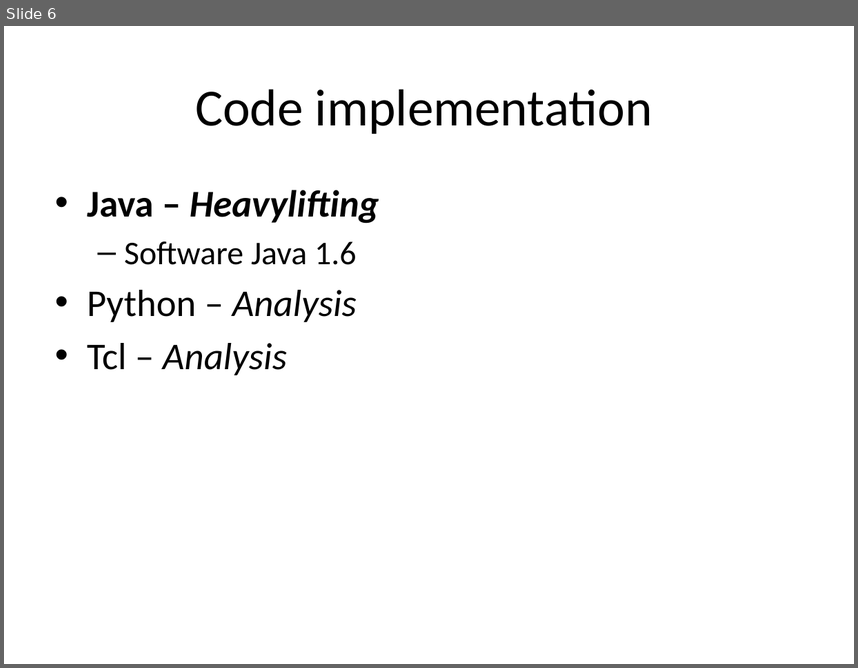
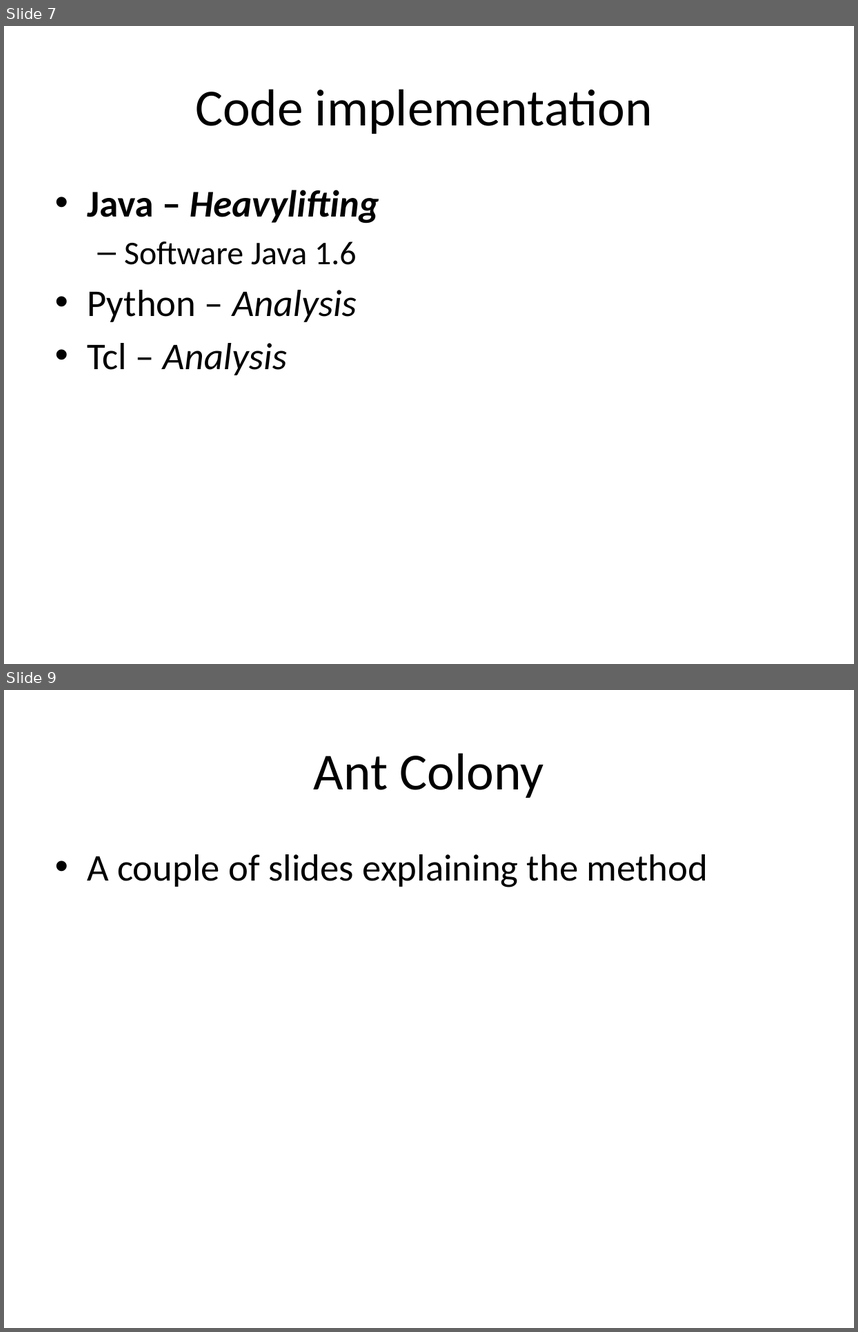
Before and after one commit to zestrada/atomicscalesimulationgroup2, a slide deck: Presentation/FinalPresentation.pptx. Shown one above the other, each under a label of ours: slide 6 before the commit, slides 7 and 9 after it; the slides between them are not shown. The pictures are 858x668 and 858x1332 pixels, drawn with LibreOffice and Linux fonts; fonts in the diff are those of the drawing. Boxes give left, top, right and bottom in pixels: in the first picture for what was removed or moved away, otherwise in the second. Text is boxed around its words. In the diff, an @@ line names an element or a change of style, - is before the commit and + after.

```diff
--- a/Presentation/FinalPresentation.pptx
+++ b/Presentation/FinalPresentation.pptx
@@ slide 9 added at bbox=[4, 690, 854, 1328], background #FFFFFF @@
@@ title added at bbox=[314, 753, 544, 798], 44 pt, text #000000 @@
+Ant Colony
@@ text added at bbox=[87, 854, 708, 887], 32 pt, text #000000 @@
+• A couple of slides explaining the method
@@ what was slide 6 is now slide 7 @@
```
Also in this commit, not shown: 1 slide changed, 3 other slides added, 1 slide removed, 10 other files.
